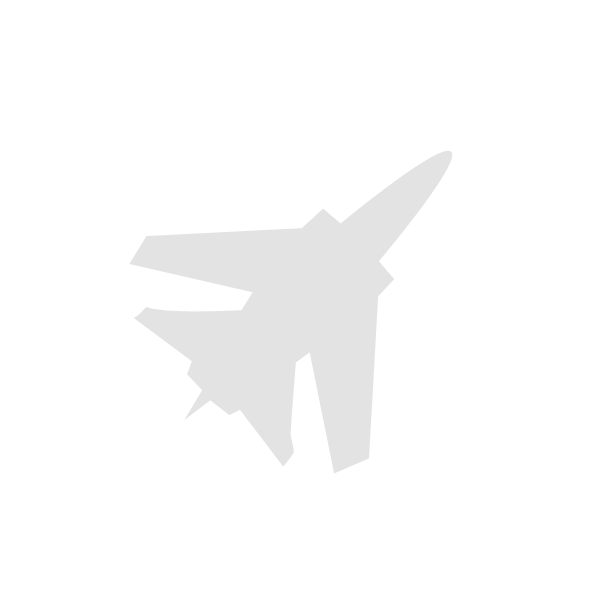
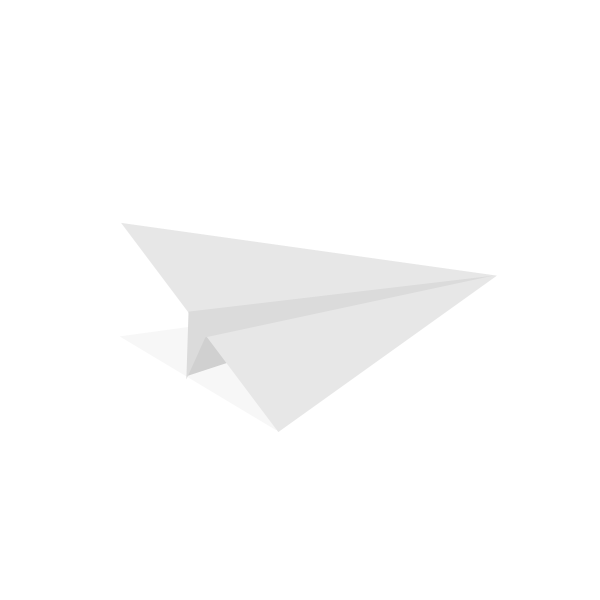
Layered file, before and after one edit (600 x 600). Changes by layer:
hid "Layer 2", painted on it over [left=129, top=150, right=453, bottom=474]
added group "Group 1 copy" with 3 layers above "Layer 1" over [left=121, top=222, right=497, bottom=432]
added layer "Shape 4" in group "Group 1 copy" over [left=186, top=275, right=494, bottom=380]
added layer "Shape 3" in group "Group 1 copy" over [left=121, top=222, right=497, bottom=432]
added layer "Shape 5" in group "Group 1 copy" over [left=186, top=276, right=492, bottom=377]
added layer "Shape 6" (3%) above "Background" over [left=120, top=288, right=469, bottom=430]
showed "Background" over [left=120, top=150, right=497, bottom=474]
